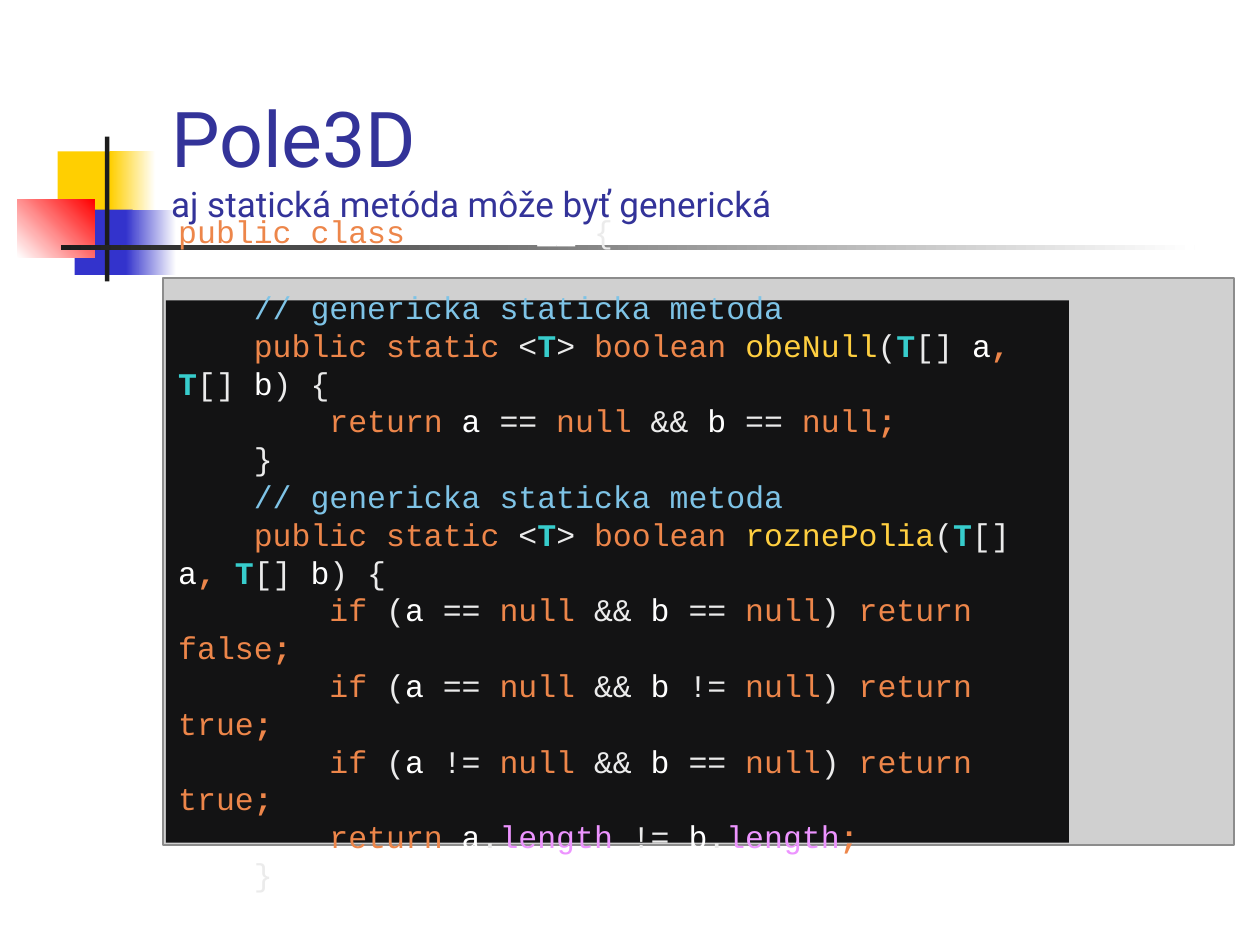
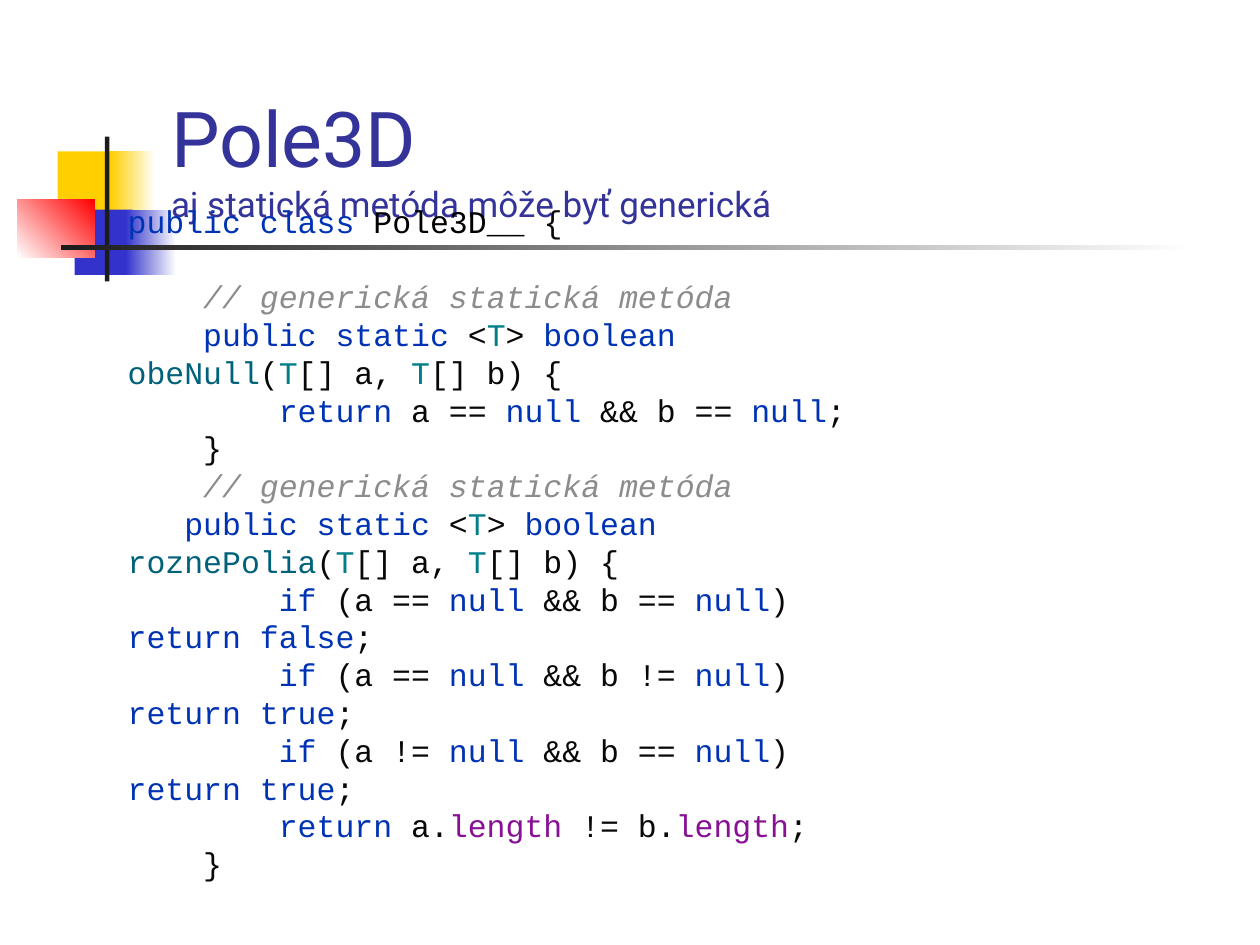
Before and after one commit to Programovanie4/Prednasky, a slide deck: slide 22 of 05/05_java.ppt. Drawn at 1260x945 pixels with LibreOffice and Linux fonts; fonts in the diff are those of the drawing; grey boxes stand for pictures. Boxes give left, top, right and bottom in pixels: in the first picture for what was removed or moved away, otherwise in the second. Text is boxed around its words. In the diff, an @@ line names an element or a change of style, - is before the commit and + after.

```diff
--- a/05/05_java.ppt
+++ b/05/05_java.ppt
@@ text "public class Pole3D__ { // ...": place and size @@
-text "public class Pole3D__ { // ..." at [166, 300, 1070, 842]
+text "public class Pole3D__ { // ..." at [128, 210, 845, 844]
@@ text "public class Pole3D__ { // ..." at [128, 210, 845, 844]: fill #131314 to none @@
@@ text at [128, 210, 845, 844]: text changed; text colour #ED864A to #0033B3 @@
-public class Pole3D__ {
-// genericka staticka metoda
-public static <T> boolean obeNull(T[] a, T[] b) {
-return a == null && b == null;
-}
-// genericka staticka metoda
-public static <T> boolean roznePolia(T[] a, T[] b) {
-if (a == null && b == null) return false;
-if (a == null && b != null) return true;
-if (a != null && b == null) return true;
-return a.length != b.length;
-}
+public class Pole3D__ {
+// generická statická metóda
+public static <T> boolean obeNull(T[] a, T[] b) {
+return a == null && b == null;
+}
+// generická statická metóda
+public static <T> boolean roznePolia(T[] a, T[] b) {
+if (a == null && b == null) return false;
+if (a == null && b != null) return true;
+if (a != null && b == null) return true;
+return a.length != b.length;
+}
@@ picture removed at [163, 278, 1234, 845] @@
```
Also in this commit, not shown: 28 other slides changed, 1 slide added, 1 slide removed, 1 other file.
